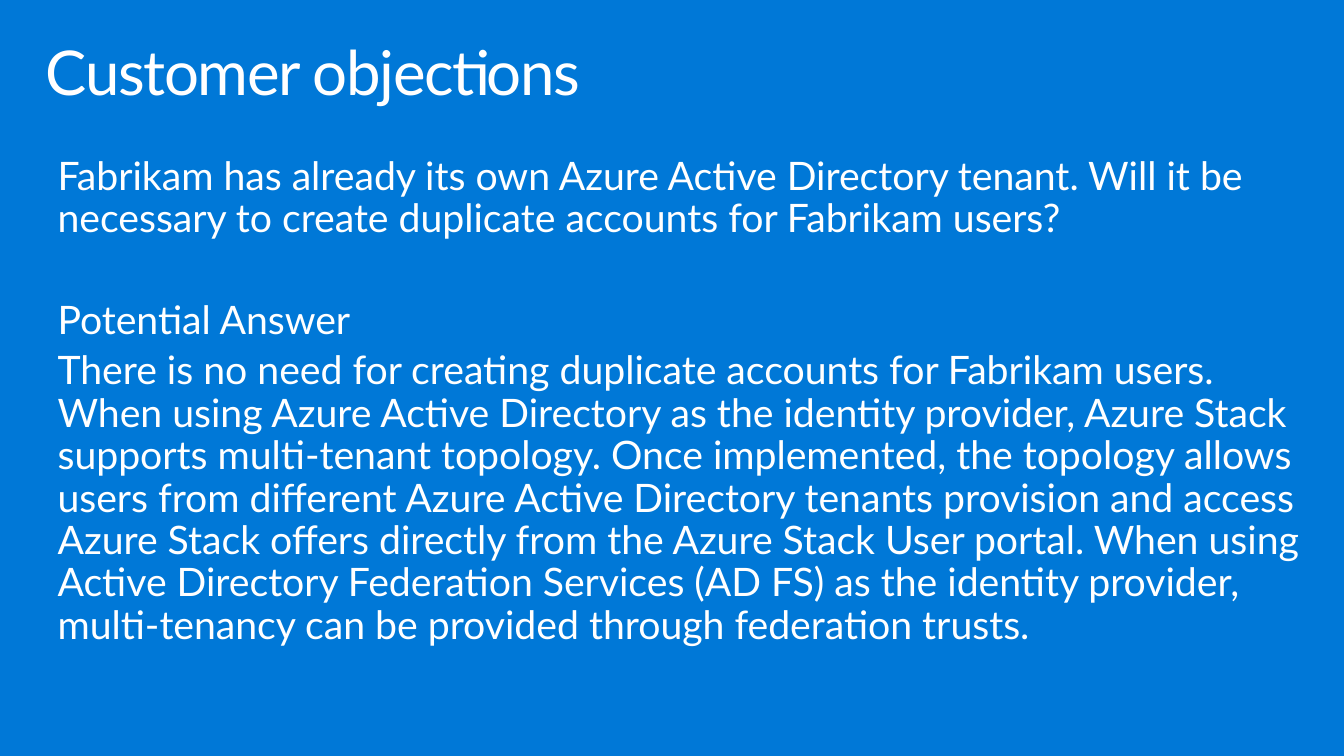
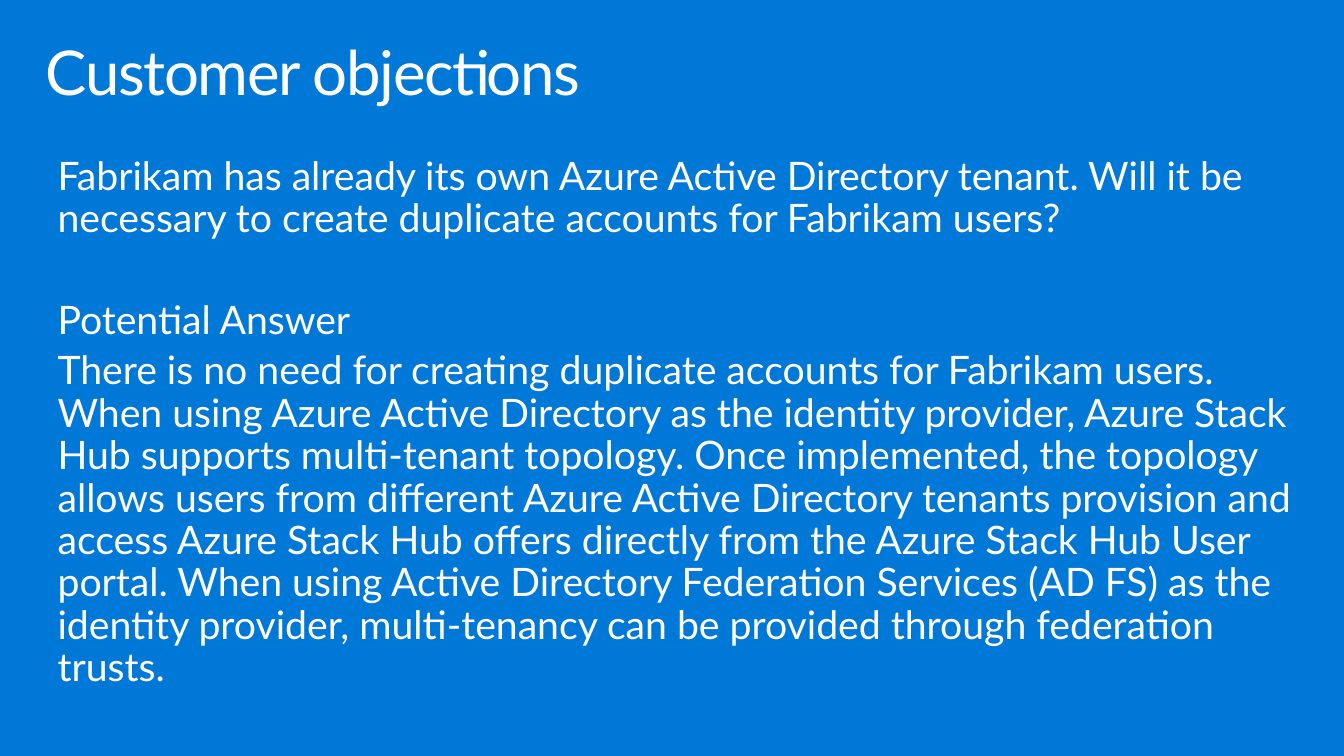
Before and after one commit to polichtm/MCW-Azure-Stack, a slide deck: slide 50 of Whiteboard design session/WDS trainer presentation - Azure Stack.pptx (slide 36 before the commit). Drawn at 1344x756 pixels with LibreOffice and Linux fonts; fonts in the diff are those of the drawing. Boxes give left, top, right and bottom in pixels: in the first picture for what was removed or moved away, otherwise in the second. Text is boxed around its words. In the diff, an @@ line names an element or a change of style, - is before the commit and + after.

```diff
--- a/Whiteboard design session/WDS trainer presentation - Azure Stack.pptx
+++ b/Whiteboard design session/WDS trainer presentation - Azure Stack.pptx
@@ text at <box>58,355,1291,682</box>: text changed @@
-There is no need for creating duplicate accounts for Fabrikam users. When using Azure Active Directory as the identity provider, Azure Stack supports multi-tenant topology. Once implemented, the topology allows users from different Azure Active Directory tenants provision and access Azure Stack offers directly from the Azure Stack User portal. When using Active Directory Federation Services (AD FS) as the identity provider, multi-tenancy can be provided through federation trusts.
+There is no need for creating duplicate accounts for Fabrikam users. When using Azure Active Directory as the identity provider, Azure Stack Hub supports multi-tenant topology. Once implemented, the topology allows users from different Azure Active Directory tenants provision and access Azure Stack Hub offers directly from the Azure Stack Hub User portal. When using Active Directory Federation Services (AD FS) as the identity provider, multi-tenancy can be provided through federation trusts.
```
Also in this commit, not shown: 24 other slides changed, 15 slides added, 1 slide removed, 2 other files.
